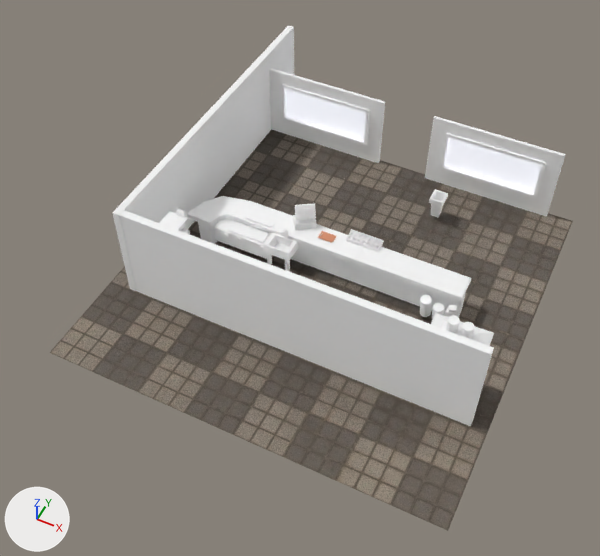
The glTF model assets/models/restraunt.glb as it was, and as the next commit left it.
The view is the same before and after, from a 50 mm camera at (12.3, -32.8, 39.0) aimed at (-3.8, -0.7, -1.2). The axes (+X, +Y, +Z) are drawn at lower left. The lights are the same throughout. Where no turn or scale is listed for an object, it has been applied to the vertices. Vertices at the same position are counted once.
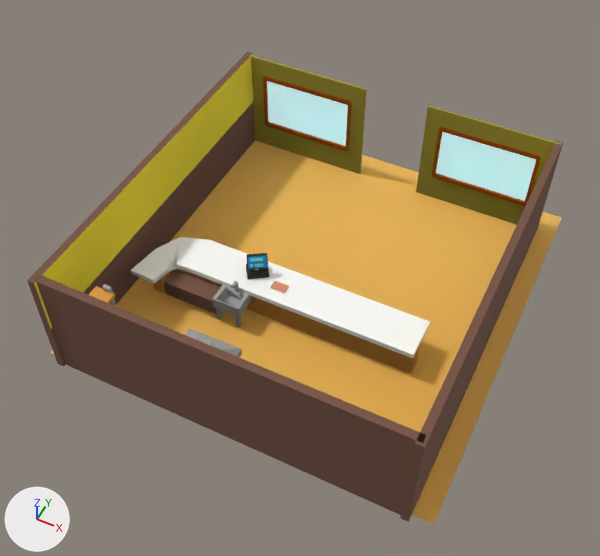
The newer file is also rescaled (x1.031), turned or shifted as a whole; pictures and numbers use the older file's frame.

What changed in the scene script:
```text
Change mat_palettematerial001:
    remove mat_palettematerial001.base_color = (1.0, 1.0, 1.0)  # white #ffffff
    add mat_palettematerial001.texture = img_palettebasecolor
Change mat_palettematerial002:
    remove mat_palettematerial002.base_color = (1.0, 1.0, 1.0)  # white #ffffff
    mat_palettematerial002.metallic: 1.0 -> 0.0
    add mat_palettematerial002.texture = img_palettebasecolor
Change mat_palettematerial004:
    remove mat_palettematerial004.base_color = (1.0, 1.0, 1.0)  # white #ffffff
    add mat_palettematerial004.texture = img_palettebasecolor
    mat_palettematerial004.metallic: 1.0 -> 0.4
    remove mat_palettematerial004.emission_color = (0.489, 0.502, 0.566)  # light grey #babcc6
    remove mat_palettematerial004.emission_strength = 1.0
Change mat_palettematerial003:
    remove mat_palettematerial003.base_color = (1.0, 1.0, 1.0)  # white #ffffff
    add mat_palettematerial003.texture = img_palettebasecolor
    mat_palettematerial003.metallic: 1.0 -> 0.4
    add mat_palettematerial003.emission_color = (0.489, 0.502, 0.566)  # light grey #babcc6
    add mat_palettematerial003.emission_strength = 1.0
Change me_plane:
    where me_plane.from_pydata(...)  # 4 vertices, 2 faces; spans x -13.0..13.0, y -13.0..13.0, z 0.0
    remove me_plane.materials.append(mat_square_tiles)
    me_plane part 1
    me_plane.vertices[0].co: (13.0, -13.0, 0.0) -> (12.2, -13.0, 0.0)  # pixel (447, 530) -> pixel (433, 524)
    me_plane.vertices[1].co: (13.0, 13.0, 0.0) -> (12.2, 13.0, 0.0)  # pixel (572, 221) -> pixel (561, 217)
    add me_plane.materials.append(mat_palettematerial001)  # picture img_palettebasecolor
Remove ob_group82117970:
    ob_group82117970 = bpy.data.objects.new('group82117970', me_mesh82117970)
Remove ob_board_cutting_board_001_cube_117:
    ob_board_cutting_board_001_cube_117 = bpy.data.objects.new('board_cutting_board.001_Cube.117', me_board_cutting_board_001_cube_117_mesh)
Remove ob_ignore:
    ob_ignore = bpy.data.objects.new('(%ignore)', me_ignore)
Remove ob_cube_015:
    ob_cube_015 = bpy.data.objects.new('Cube.015', me_cube_015)
Remove ob_cube_001:
    ob_cube_001 = bpy.data.objects.new('Cube.001', me_cube_015)
Remove ob_cube_002:
    ob_cube_002 = bpy.data.objects.new('Cube.002', me_cube_015)
Remove ob_cube_003:
    ob_cube_003 = bpy.data.objects.new('Cube.003', me_cube_015)
Remove ob_cube_004:
    ob_cube_004 = bpy.data.objects.new('Cube.004', me_cube_015)
Remove ob_cube_005:
    ob_cube_005 = bpy.data.objects.new('Cube.005', me_cube_015)
Remove ob_cube_006:
    ob_cube_006 = bpy.data.objects.new('Cube.006', me_cube_015)
Remove ob_cube_007:
    ob_cube_007 = bpy.data.objects.new('Cube.007', me_cube_015)
Remove ob_cube_008:
    ob_cube_008 = bpy.data.objects.new('Cube.008', me_cube_015)
Remove ob_cube_009:
    ob_cube_009 = bpy.data.objects.new('Cube.009', me_cube_015)
Remove ob_cube_010:
    ob_cube_010 = bpy.data.objects.new('Cube.010', me_cube_015)
Remove ob_cube_011:
    ob_cube_011 = bpy.data.objects.new('Cube.011', me_cube_015)
Remove ob_cube_012:
    ob_cube_012 = bpy.data.objects.new('Cube.012', me_cube_015)
Remove ob_cube_013:
    ob_cube_013 = bpy.data.objects.new('Cube.013', me_cube_015)
Remove ob_mesh_slice5:
    ob_mesh_slice5 = bpy.data.objects.new('Mesh slice5', me_mesh_slice5)
Remove ob_mesh_slice5_001:
    ob_mesh_slice5_001 = bpy.data.objects.new('Mesh slice5.001', me_mesh_slice5)
Remove ob_mesh_slice5_002:
    ob_mesh_slice5_002 = bpy.data.objects.new('Mesh slice5.002', me_mesh_slice5)
Remove ob_mesh_slice5_003:
    ob_mesh_slice5_003 = bpy.data.objects.new('Mesh slice5.003', me_mesh_slice5)
Remove ob_mesh_slice5_004:
    ob_mesh_slice5_004 = bpy.data.objects.new('Mesh slice5.004', me_mesh_slice5)
Remove ob_mesh_slice5_005:
    ob_mesh_slice5_005 = bpy.data.objects.new('Mesh slice5.005', me_mesh_slice5)
Remove ob_mesh_slice5_006:
    ob_mesh_slice5_006 = bpy.data.objects.new('Mesh slice5.006', me_mesh_slice5)
Remove ob_mesh_slice5_007:
    ob_mesh_slice5_007 = bpy.data.objects.new('Mesh slice5.007', me_mesh_slice5)
Add ob_group1873420653_001:
    ob_group1873420653_001 = bpy.data.objects.new('group1873420653.001', me_mesh1873420653_001)  # 72 vertices, 144 faces; spans x -0.512..0.512, y -0.319..0.319, z -0.036..0.036; in mat_solid_092 (picture img_board_cutting_board_001)
    ob_group1873420653_001.location = (-4.08, -2.84, 0.02)
Add ob_ignore__001:
    ob_ignore__001 = bpy.data.objects.new('(%ignore).001', me_ignore__001)  # 120 vertices, 192 faces; spans x -11.2..11.2, y -0.2..0.2, z -3.9..3.9; in mat_palettematerial003 (picture img_palettebasecolor), mat_palettematerial004 (picture img_palettebasecolor)
    ob_ignore__001.location = (-2.69, 11.86, 1.31)
Add ob_group1358954356_001:
    ob_group1358954356_001 = bpy.data.objects.new('group1358954356.001', me_mesh1358954356_001)  # 735 vertices, 1266 faces; spans x -11.5..11.5, y -12.3..12.3, z -3.8..3.8; in mat_palettematerial002 (picture img_palettebasecolor)
    ob_group1358954356_001.location = (-2.88, -0.22, 1.36)
```

Where the change shows, as pixel boxes [x1, y1, x2, y2] in the pictures (600 x 556 px):
'Plane', surface changed, reshaped: before [50, 130, 573, 531]; after [50, 140, 562, 524]
'group1358954356.001', added (brown): after [27, 52, 563, 522]
'group82117970', deleted: before [112, 25, 566, 426]
'(%ignore).001', added: after [251, 56, 562, 224]
'(%ignore)', deleted: before [285, 89, 542, 193]
'group1873420653.001', added: after [270, 281, 289, 293]
'board_cutting_board.001_Cube.117', deleted: before [318, 231, 336, 243]
'Cube.013', deleted: before [374, 244, 381, 252]
'Cube.006', deleted: before [377, 239, 384, 247]
'Cube.009', deleted: before [355, 238, 362, 246]
'Cube.011', deleted: before [364, 241, 371, 249]
'Cube.012', deleted: before [369, 243, 376, 251]
'Cube.007', deleted: before [346, 235, 353, 243]
'Cube.010', deleted: before [360, 239, 367, 247]
'Cube.008', deleted: before [351, 236, 357, 244]
'Cube.004', deleted: before [367, 235, 374, 243]
'Cube.005', deleted: before [372, 237, 378, 244]
'Cube.015', deleted: before [349, 229, 355, 236]
'Cube.001', deleted: before [354, 231, 360, 238]
'Cube.002', deleted: before [358, 232, 364, 239]
'Cube.003', deleted: before [363, 234, 369, 241]
'Mesh slice5.001', deleted: before [356, 253, 360, 258]
'Mesh slice5.005', deleted: before [356, 248, 361, 252]
'Mesh slice5', deleted: before [359, 253, 364, 258]
'Mesh slice5.002', deleted: before [352, 253, 358, 257]
'Mesh slice5.007', deleted: before [359, 251, 365, 255]
'Mesh slice5.004', deleted: before [352, 248, 358, 253]
'Mesh slice5.006', deleted: before [358, 249, 364, 253]
